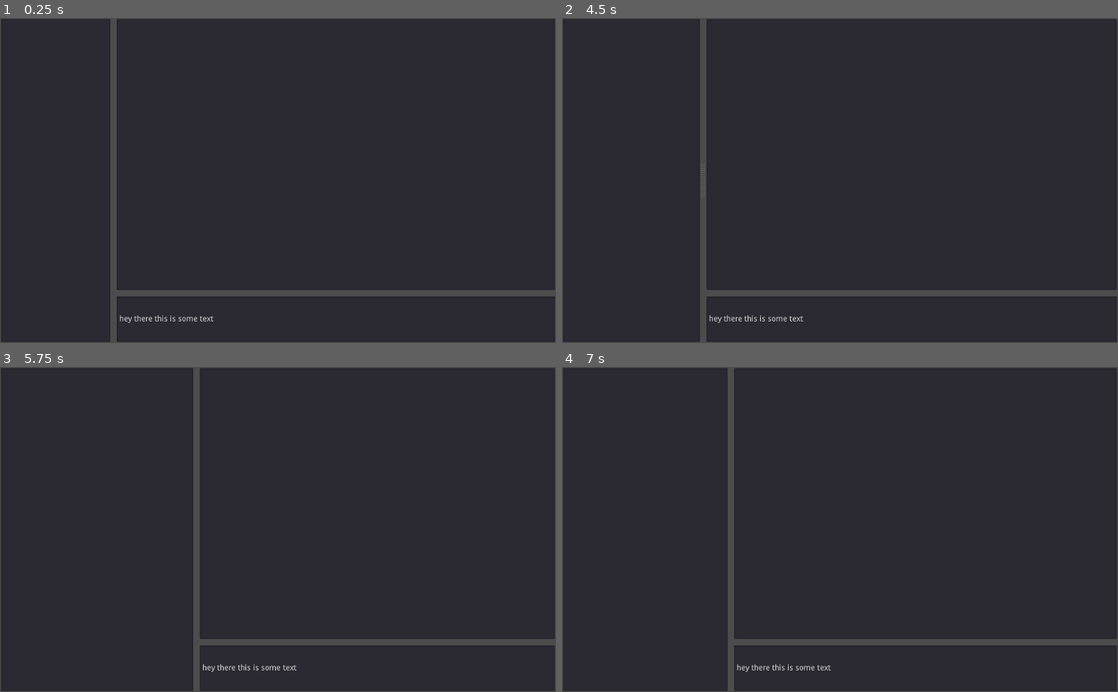
Above: before the commit, frames 1-4 (two rows, left to right).
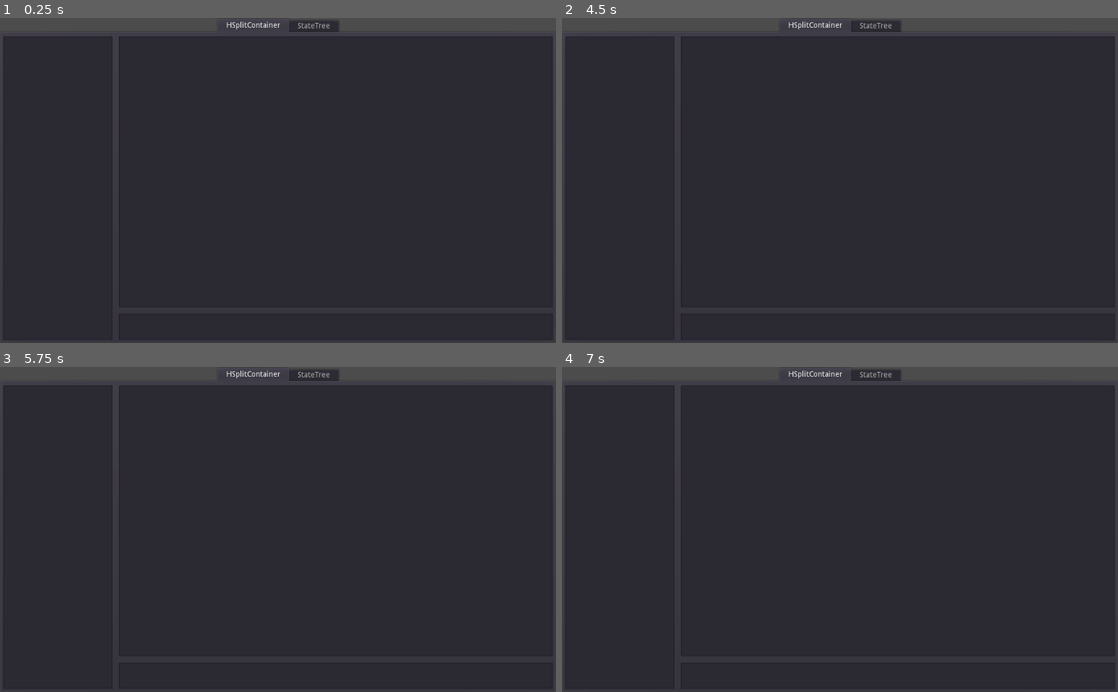
Above: after the commit, the same moments.

Repository: MFAshby/slack-yawn
Game: Godot game, scene res://Main.tscn
The game is run twice, just before and just after one commit, with the same random seed, the same clock (stepped at 60 frames per second) and the same inputs.
Inputs (mouse positions are in pixels of both pictures, inside the frame that each line leads up to):
- Up to frame 1 (0.25 s): no input
- Up to frame 2 (4.5 s): tap Enter at 0.5, 2, 3.5 s; move the mouse to (962, 164) at 0.52 s; click (962, 164) at 0.67 s; tap Space at 1.25, 2.75, 4.25 s; drag from (728, 196) to (812, 245) at 1.27 s; move the mouse to (895, 109) at 2.02 s; click (895, 109) at 2.17 s; drag from (812, 245) to (673, 131) at 2.77 s; move the mouse to (1006, 229) at 3.52 s; click (1006, 229) at 3.67 s; drag from (673, 131) to (756, 99) at 4.27 s
- Up to frame 3 (5.75 s): move the mouse to (305, 529) at 5.02 s; click (305, 529) at 5.17 s
- Up to frame 4 (7 s): drag from (756, 448) to (728, 545) at 5.77 s; move the mouse to (962, 513) at 6.52 s; click (962, 513) at 6.67 s

The runs differ from the first frame. In frame 1, 5.5% of the frame differs, in the area x 0-100%, y 0-100%; in frame 2, 6.0%; in frame 3, 5.8%; in frame 4, 5.9%.

Commit message:
Added a simple view into the whole state tree for debugging.
Sending a message works as expected. Pending messages are highlighted in
red until the server confirms them.

Various fiddling with string keys, probably _don't_ need this after all,
take it out in the next  commit

Diff:
--- a/Conversation.gd
+++ b/Conversation.gd
@@ -17,6 +17,7 @@
 	if nc == null:
 		self.add_item("No conversation selected!")
 	else:
+		var idx = 0
 		var messages = Slack.fd(new_state, ["messages", nc])
 		if messages == null:
 			self.add_item("Loading...")
@@ -24,19 +25,27 @@
 			messages = messages.values()
 			messages.sort_custom(TimestampSorter, "sort_by_ts_desc")
 			for i in len(messages):
-				self._add_message(i, messages[i], new_state)
+				self._add_message(idx, messages[i], new_state)
+				idx = idx +1
 		var pms = new_state.pending_messages.values()
 		for i in len(pms):
 			var pm = pms[i]
 			if pm != null:
 				if pm.channel == nc:
-					self._add_message(i, pm, new_state)
+					self._add_message(idx, pm, new_state)
+					self.set_item_custom_fg_color(idx,Color(1, 0, 0, 1) )
+					idx = idx + 1
 		var scrollbar = self.get_v_scroll()
-		scrollbar.value = scrollbar.min_value
+		scrollbar.value = scrollbar.max_value
 
 func _add_message(i, msg, state):
 	# Start with just the message text
 	var txt: String = msg.text
+
+	# Prepend the sender's name
+	if msg.has("user"):
+		var senderName = Slack.fd(state, ["users", msg.user, "name"])
+		txt = senderName + ": " + txt
 
 	# Parse the message for user IDs and
 	# replace with usernames
@@ -47,12 +56,5 @@
 		var userName = Slack.fd(state, ["users", userId, "name"])
 		txt = txt.replacen(repl, "@" + userName)
 
-	# Prepend the sender's name
-	if msg.has("user"):
-		var senderName = Slack.fd(state, ["users", msg.user, "name"])
-		txt = senderName + ": " + txt
-
 	self.add_item(txt)
 	self.set_item_metadata(i, msg)
-	if not msg.has("ts"):
-		self.set_item_custom_fg_color(i,Color(1, 0, 0, 1) )
--- a/Main.tscn
+++ b/Main.tscn
@@ -1,8 +1,9 @@
-[gd_scene load_steps=4 format=2]
+[gd_scene load_steps=5 format=2]
 
 [ext_resource path="res://Editor.gd" type="Script" id=1]
 [ext_resource path="res://ConversationsTree.gd" type="Script" id=2]
 [ext_resource path="res://Conversation.gd" type="Script" id=3]
+[ext_resource path="res://StateTree.gd" type="Script" id=4]
 
 [node name="Root" type="MarginContainer"]
 anchor_right = 1.0
@@ -15,32 +16,48 @@
 "_edit_use_anchors_": false
 }
 
-[node name="HBoxContainer" type="HSplitContainer" parent="."]
+[node name="TabContainer" type="TabContainer" parent="."]
 margin_left = 2.0
 margin_top = 2.0
 margin_right = 1022.0
 margin_bottom = 598.0
+
+[node name="HSplitContainer" type="HSplitContainer" parent="TabContainer"]
+anchor_right = 1.0
+anchor_bottom = 1.0
+margin_right = -8.0
+margin_bottom = -36.0
 split_offset = 200
 
-[node name="ConversationsTree" type="Tree" parent="HBoxContainer"]
+[node name="ConversationsTree" type="Tree" parent="TabContainer/HSplitContainer"]
 margin_right = 201.0
-margin_bottom = 596.0
+margin_bottom = 560.0
 script = ExtResource( 2 )
 
-[node name="VBoxContainer" type="VSplitContainer" parent="HBoxContainer"]
+[node name="VSplitContainer" type="VSplitContainer" parent="TabContainer/HSplitContainer"]
 margin_left = 213.0
-margin_right = 1020.0
-margin_bottom = 596.0
+margin_right = 1012.0
+margin_bottom = 560.0
 split_offset = 500
 
-[node name="Conversation" type="ItemList" parent="HBoxContainer/VBoxContainer"]
-margin_right = 807.0
+[node name="Conversation" type="ItemList" parent="TabContainer/HSplitContainer/VSplitContainer"]
+margin_right = 799.0
 margin_bottom = 500.0
 script = ExtResource( 3 )
 
-[node name="Editor" type="LineEdit" parent="HBoxContainer/VBoxContainer"]
+[node name="Editor" type="LineEdit" parent="TabContainer/HSplitContainer/VSplitContainer"]
 margin_top = 512.0
-margin_right = 807.0
-margin_bottom = 596.0
-text = "hey there this is some text"
+margin_right = 799.0
+margin_bottom = 560.0
 script = ExtResource( 1 )
+
+[node name="StateTree" type="Tree" parent="TabContainer"]
+visible = false
+anchor_right = 1.0
+anchor_bottom = 1.0
+margin_left = 4.0
+margin_top = 32.0
+margin_right = -976.0
+margin_bottom = -524.0
+columns = 2
+script = ExtResource( 4 )
--- a/Slack.gd
+++ b/Slack.gd
@@ -45,18 +45,28 @@
 	self._state= new_state
 	self.emit_signal("state_changed", old_state, new_state)
 
+# The only other function for modifying state, allow deleting state
+func _del_state(path: Array):
+	var old_state = _state
+	var new_state = {}
+	md(new_state, old_state)
+	dp(new_state, path)
+	self._state= new_state
+	self.emit_signal("state_changed", old_state, new_state)
+
 # Public functions to patch specific bits of the state that
 # are modifiable from the UI!
 func select_conversation(conversation_id: String):
 	self._patch_state({"selected_conversation": conversation_id})
 
-# As per slack docs,you need an incrementing message
+# As per slack docs,you need an incrementing message counter
+# for each message you send via the RTM API
 var _next_message_id = 1
 func send_message(text, cid = null):
 	if cid == null:
 		cid = self._state["selected_conversation"]
 	if cid == null:
-		print("No conversation")
+		push_error("Sending a message, but no conversation selected")
 		return
 	var i = self._next_message_id
 	self._next_message_id = i+1
@@ -64,7 +74,8 @@
 		"id": i,
 		"type": "message",
 		"channel": cid,
-		"text": text
+		"text": text,
+		"user": fd(self._state, ["self", "id"])
 	}
 	var err = _websocket_client.get_peer(1).put_packet(to_json(pm).to_utf8())
 	if err != OK:
@@ -152,13 +163,12 @@
 		if payload.ok:
 			# Upgrade pending message to a real one
 			var pm = self._state.pending_messages[str(payload.reply_to)]
-			#var pm = fd(self._state, ["pending_messages", payload.reply_to])
 			var nm = {}
 			md(nm, pm)
 			md(nm, payload)
+			self._del_state(["pending_messages", str(payload.reply_to)])
 			self._patch_state({
-				"pending_messages": {payload.reply_to: null},
-				"messages": {nm.channel: {nm.ts: nm}}
+				"messages": {nm.channel: {str(nm.ts): nm}}
 			})
 		else:
 			push_error("Message failed for some reason?!?")
@@ -193,11 +203,14 @@
 				self._conversation_http_req.connect("request_completed",self, "_conversation_history_completed")
 				var err = self._conversation_http_req.request("https://slack.com/api/conversations.history?token=" + _token + "&channel=" + c)
 				if err != OK:
-					push_error("An error occurred fetching conversation history! " + err)
+					push_error("An error occurred fetching conversation history! ")
 
 func _conversation_history_completed(result, response_code, headers, body):
 	self._conversation_http_req.disconnect("request_completed",self, "_conversation_history_completed")
 	self.remove_child(_conversation_http_req)
+	if response_code != HTTPClient.RESPONSE_OK:
+		push_error("Failed to fetch conversation!")
+		return
 	var response_json = parse_json(body.get_string_from_utf8())
 	var c = self._state.fetching_conversation
 	self._patch_state({
@@ -205,12 +218,12 @@
 		"messages": {
 			# ts is basically the key for a message
 			# and also the sort order
-			c: k(response_json.messages, "ts")
+			c: ks(response_json.messages, "ts")
 		}
 	})
 
 # Merge dictionaries
-static func md(target, patch):
+static func md(target: Dictionary, patch):
 	for key in patch:
 		if target.has(key):
 			var tv = target[key]
@@ -220,6 +233,25 @@
 				target[key] = patch[key]
 		else:
 			target[key] = patch[key]
+
+# Deletes an object at the specified path in the nested dictionary
+# Returns true if it deleted something, false otherwise.
+static func dp(target: Dictionary, path: Array):
+	while true:
+		if target == null:
+			return null
+		elif len(path) == 1:
+			return target.erase(path[0])
+		else:
+			var key = path.pop_front()
+			target = target.get(key)
+
+# Transform a list to a dict with a key, transforming the key toa string first.
+static func ks(lst, key):
+	var r = {}
+	for i in lst:
+		r[i[str(key)]] = i
+	return r
 
 # Transform a list to a dict with a key
 static func k(lst, key):
--- /dev/null
+++ b/StateTree.gd
@@ -0,0 +1,29 @@
+extends Tree
+
+# Useful for debugging, just a visual of the whole, current, state tree
+func _ready():
+	Slack.connect("state_changed", self, "_state_changed")
+
+
+func _state_changed(old_state, new_state):
+	# https://github.com/godotengine/godot/issues/16174
+	self.call_deferred("_rebuild_tree", old_state, new_state)
+
+func _rebuild_tree(old_state, new_state):
+	var oldRoot = self.get_root()
+	if oldRoot != null:
+		oldRoot.call_recursive("free")
+
+	var root = self.create_item()
+	root.set_text(0, "state")
+	_build_state_tree(new_state, root)
+
+func _build_state_tree(state, root):
+	for key in state:
+		var v = state[key]
+		var nd = self.create_item(root)
+		nd.set_text(0, str(key))
+		if typeof(v) == TYPE_DICTIONARY:
+			self._build_state_tree(v, nd)
+		else:
+			nd.set_text(1, str(v))
